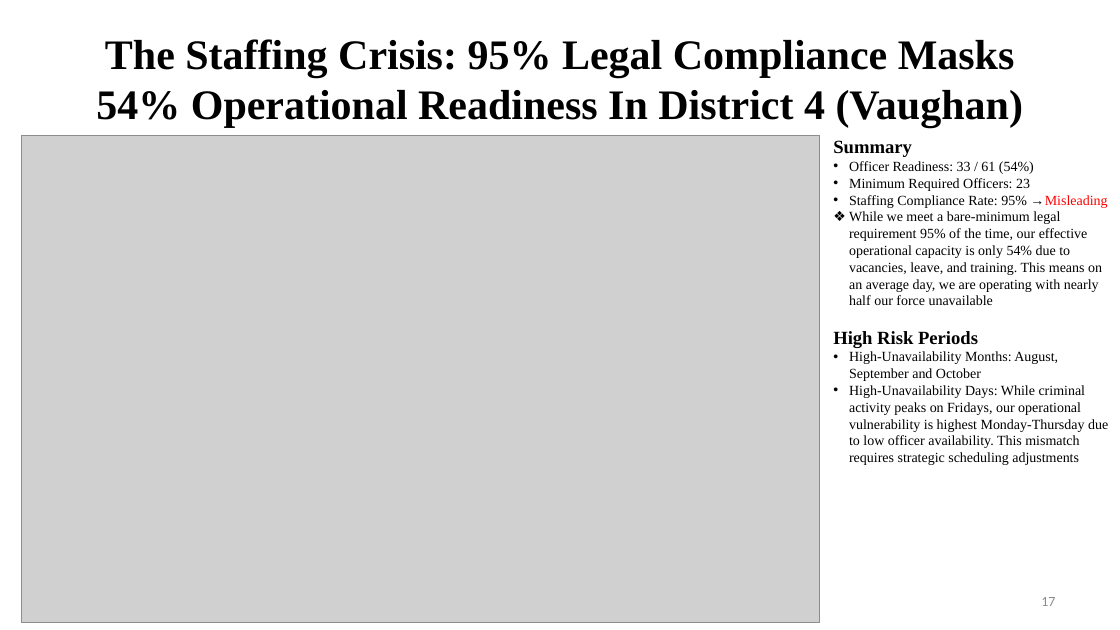
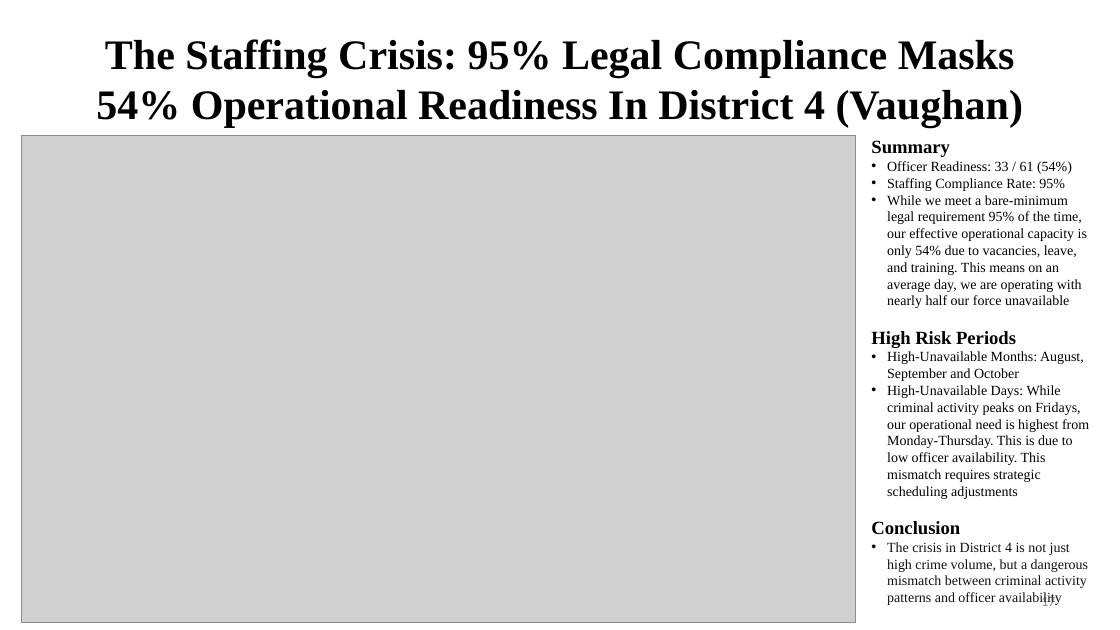
Before and after one commit to fuxima/YRP, a slide deck: slide 17 of YorkRegionCrimeAnalysis_presentation.pptx. Drawn at 1120x630 pixels with LibreOffice and Linux fonts; fonts in the diff are those of the drawing; grey boxes stand for pictures; background and template pictures are left out. Boxes give left, top, right and bottom in pixels: in the first picture for what was removed or moved away, otherwise in the second. Text is boxed around its words. In the diff, an @@ line names an element or a change of style, - is before the commit and + after.

```diff
--- a/YorkRegionCrimeAnalysis_presentation.pptx
+++ b/YorkRegionCrimeAnalysis_presentation.pptx
@@ picture: place and size @@
-picture at box(22, 135, 820, 623)
+picture at box(22, 135, 856, 623)
@@ text "Summary": place and size @@
-text "Summary" at box(833, 140, 1108, 465)
+text "Summary" at box(871, 140, 1089, 605)
@@ text at box(887, 178, 1065, 191): text changed @@
-• Minimum Required Officers: 23
-• Staffing Compliance Rate: 95% →Misleading
+• Staffing Compliance Rate: 95%
@@ text at box(887, 195, 1087, 308): bullet ❖ to • @@
@@ text at box(871, 351, 1089, 605): text changed @@
-• High-Unavailability Months: August, September and October
-• High-Unavailability Days: While criminal activity peaks on Fridays, our operational vulnerability is highest Monday-Thursday due to low officer availability. This mismatch requires strategic scheduling adjustments
+• High-Unavailable Months: August, September and October
+• High-Unavailable Days: While criminal activity peaks on Fridays, our operational need is highest from Monday-Thursday. This is due to low officer availability. This mismatch requires strategic scheduling adjustments
+Conclusion
+• The crisis in District 4 is not just high crime volume, but a dangerous mismatch between criminal activity patterns and officer availability
```
Also in this commit, not shown: 27 other slides changed.
